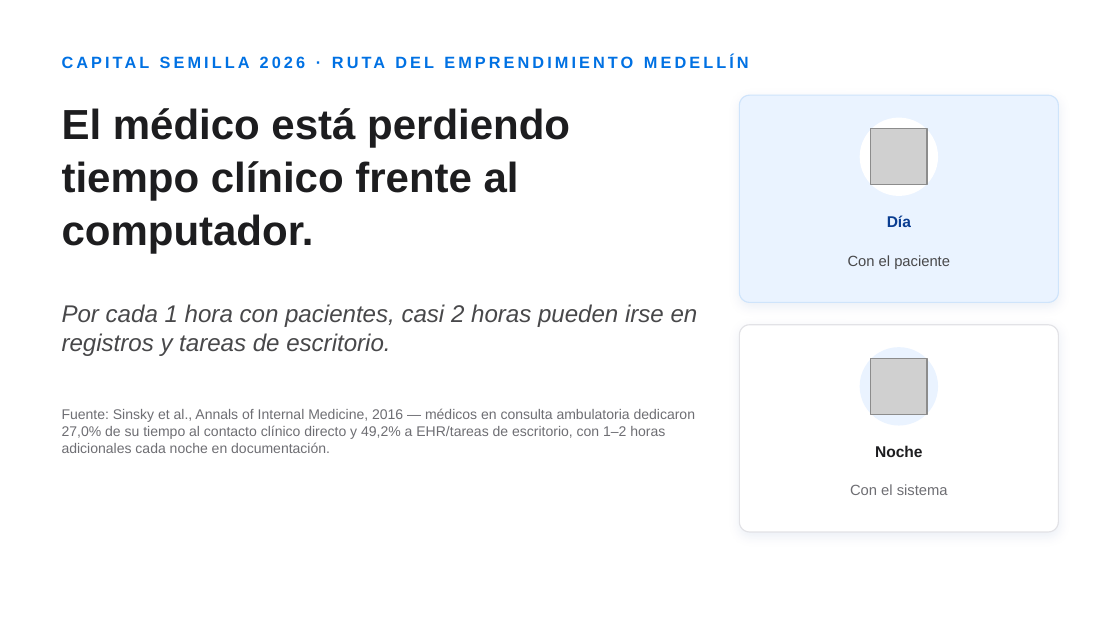
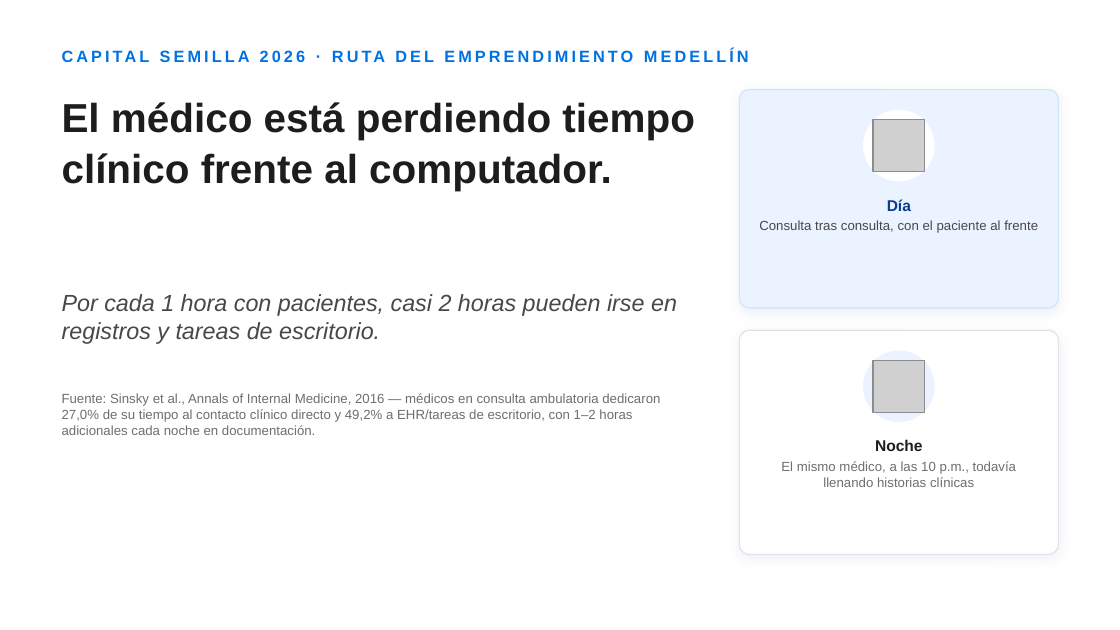
Before and after one commit to joseph1356k/presentaci-n-capital-semilla-, a slide deck: slide 1 of miracle_capital_semilla_pitch.pptx. Drawn at 1120x630 pixels with LibreOffice and Linux fonts; fonts in the diff are those of the drawing; grey boxes stand for pictures. Boxes give left, top, right and bottom in pixels: in the first picture for what was removed or moved away, otherwise in the second. Text is boxed around its words. In the diff, an @@ line names an element or a change of style, - is before the commit and + after.

Commit message:
Regenerate PPTX to match the 13-slide deck (why-now, competencia, mercado, defensibilidad)
Same white/blue clinical style; brings the PowerPoint in sync with index.html.

```diff
--- a/miracle_capital_semilla_pitch.pptx
+++ b/miracle_capital_semilla_pitch.pptx
@@ text "CAPITAL SEMILLA 2026 · RUTA ...": place and size @@
-text "CAPITAL SEMILLA 2026 · RUTA ..." at (62,45,1058,78)
+text "CAPITAL SEMILLA 2026 · RUTA ..." at (62,39,1058,73)
@@ text "El médico está perdiendo tiempo ..." at (62,102,695,191): size 27 to 26 pt @@
@@ rounded rectangle: place and size @@
-rounded rectangle at (739,95,1058,302)
+rounded rectangle at (739,90,1058,308)
@@ rounded rectangle at (739,90,1058,308): proportions changed @@
@@ ellipse: place and size @@
-ellipse at (860,118,939,196)
+ellipse at (864,110,935,181)
@@ picture: place and size @@
-picture at (870,129,926,185)
+picture at (874,120,925,171)
@@ text "Día": place and size @@
-text "Día" at (887,215,911,227)
+text "Día" at (887,199,911,211)
@@ text "Consulta tras consulta, con el ..." at (759,220,1038,233): vertical alignment middle to top @@
@@ text at (759,220,1038,233): text changed; size 9.5 to 8.5 pt @@
-Con el paciente
+Consulta tras consulta, con el paciente al frente
@@ text "Por cada 1 hora con ...": place and size @@
-text "Por cada 1 hora con ..." at (62,304,698,356)
+text "Por cada 1 hora con ..." at (62,294,677,344)
@@ text "Por cada 1 hora con ..." at (62,294,677,344): size 15.5 to 15 pt @@
@@ rounded rectangle at (739,330,1058,554): proportions changed @@
@@ rounded rectangle: place and size @@
-rounded rectangle at (739,325,1058,532)
+rounded rectangle at (739,330,1058,554)
@@ ellipse: place and size @@
-ellipse at (860,347,939,426)
+ellipse at (864,351,935,422)
@@ text "Fuente: Sinsky et al., Annals ...": place and size @@
-text "Fuente: Sinsky et al., Annals ..." at (62,408,695,453)
+text "Fuente: Sinsky et al., Annals ..." at (62,393,660,435)
@@ text "Fuente: Sinsky et al., Annals ..." at (62,393,660,435): size 9 to 8.5 pt @@
@@ picture: place and size @@
-picture at (870,358,926,414)
+picture at (874,361,925,412)
@@ text "Noche": place and size @@
-text "Noche" at (875,445,922,457)
+text "Noche" at (875,439,922,451)
@@ text "El mismo médico, a las ..." at (781,461,1016,487): vertical alignment middle to top @@
@@ text at (781,461,1016,487): text changed; size 9.5 to 8.5 pt @@
-Con el sistema
+El mismo médico, a las 10 p.m., todavía llenando historias clínicas
```
Also in this commit, not shown: 5 other slides changed, 7 slides added, 6 slides removed.
